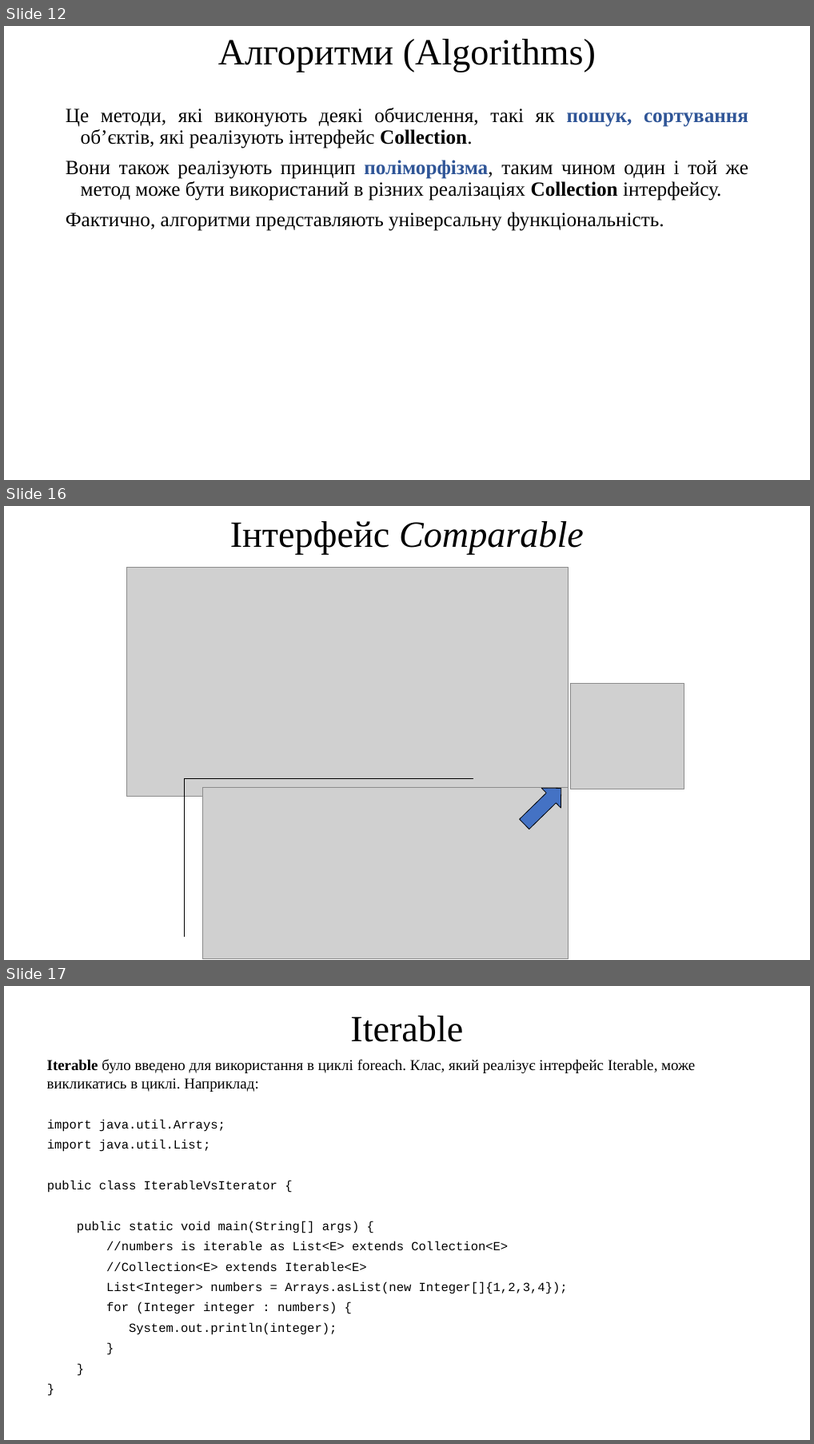
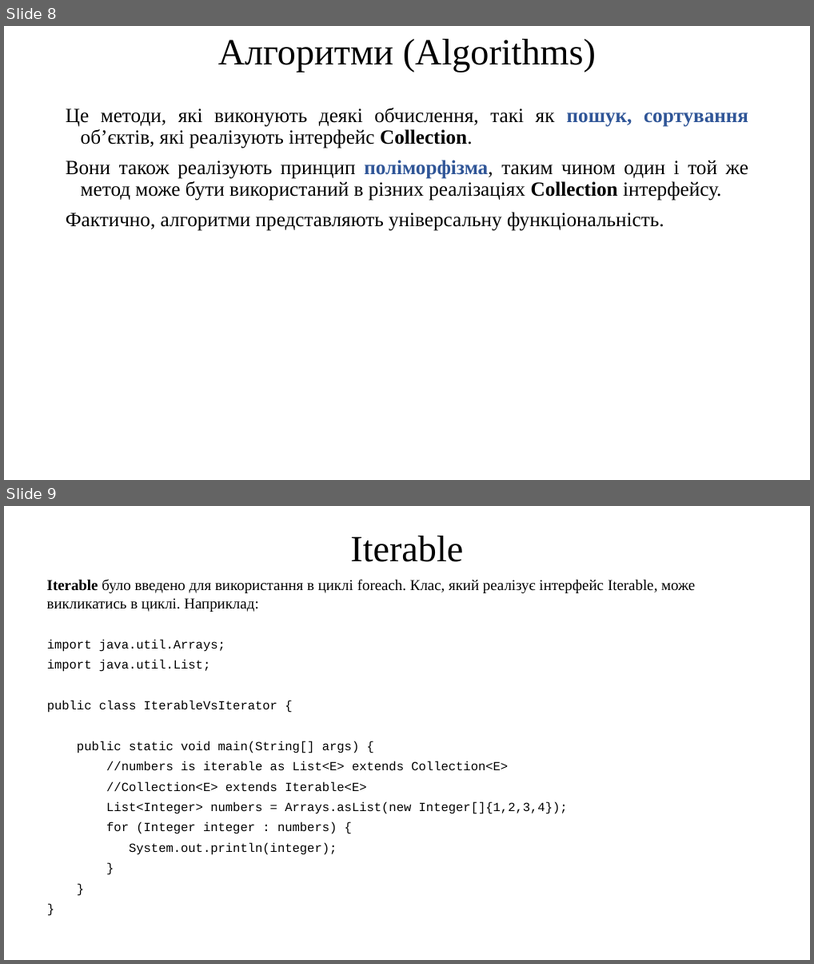
Before and after one commit to arg3ntuum/JavaCourse, a slide deck: Java Урок 19 Колекції. Iterable Comparator Map. Пошук і сортування.pptx. Shown one above the other, each under a label of ours: slides 12, 16 and 17 before the commit, slides 8 and 9 after it; the slides between them are not shown. The pictures are 814x1444 and 814x964 pixels, drawn with LibreOffice and Linux fonts; fonts in the diff are those of the drawing; grey boxes stand for pictures. Boxes give left, top, right and bottom in pixels: in the first picture for what was removed or moved away, otherwise in the second. Text is boxed around its words. In the diff, an @@ line names an element or a change of style, - is before the commit and + after.

```diff
--- a/Java Урок 19 Колекції. Iterable Comparator Map. Пошук і сортування.pptx
+++ b/Java Урок 19 Колекції. Iterable Comparator Map. Пошук і сортування.pptx
@@ slide 16 removed at bbox=[4, 506, 810, 960], background #FFFFFF @@
@@ title removed at bbox=[230, 521, 584, 554] @@
-Інтерфейс Comparable
@@ picture removed at bbox=[127, 568, 569, 796] @@
@@ picture removed at bbox=[571, 684, 685, 789] @@
@@ line removed from (185, 778) to (474, 778) @@
@@ line removed from (185, 778) to (185, 936) @@
@@ picture removed at bbox=[202, 788, 569, 959] @@
@@ right arrow removed at bbox=[515, 778, 571, 834] @@
@@ what was slide 12 is now slide 8 @@
@@ what was slide 17 is now slide 9 @@
```
Also in this commit, not shown: 10 other slides removed, 30 other files.
